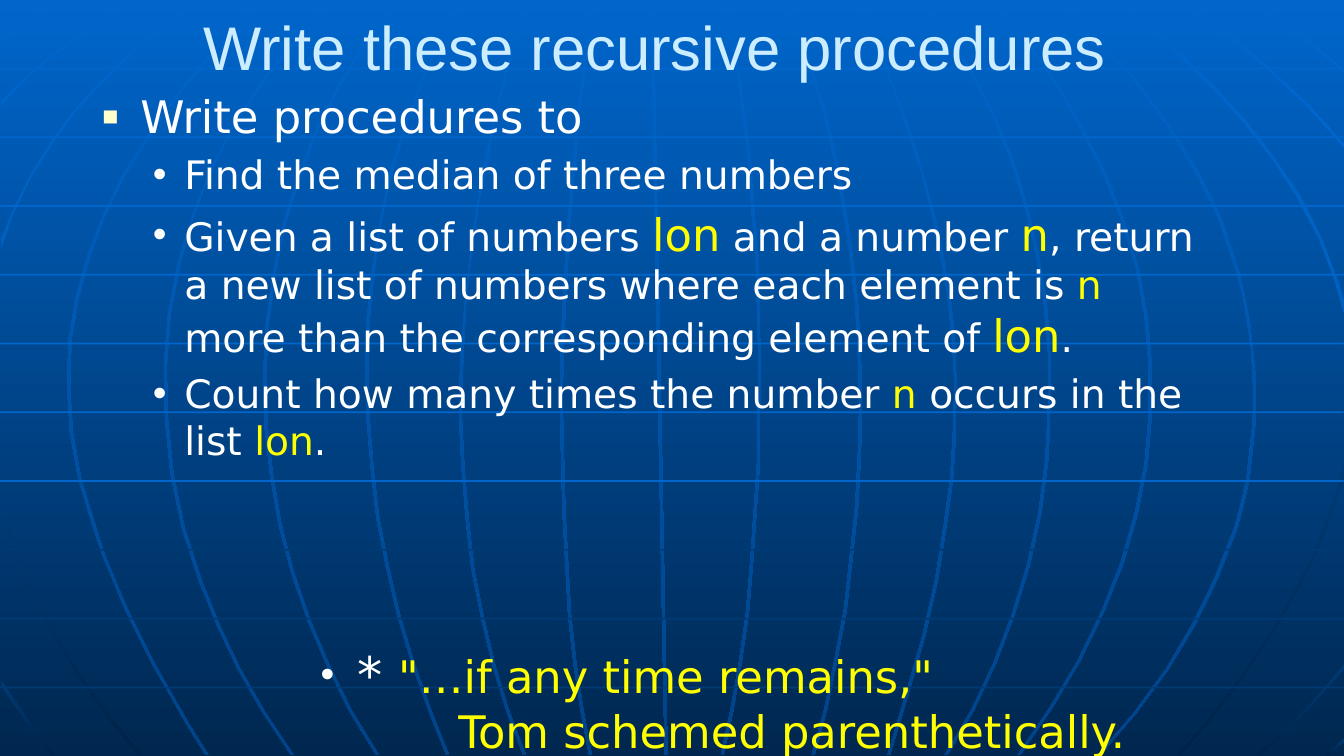
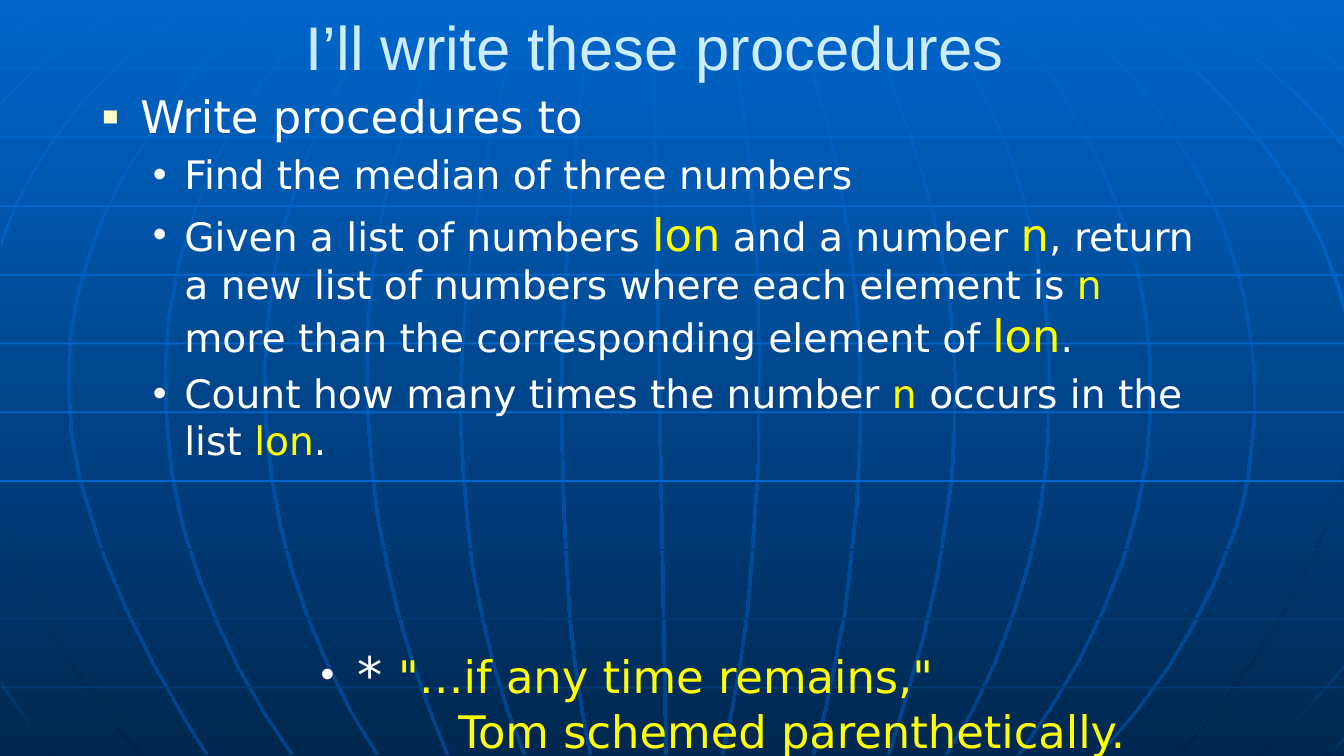
Before and after one commit to RHIT-CSSE/csse304, a slide deck: slide 7 of ClassMaterials/Lambda/Lambda.pptx (slide 8 before the commit). Drawn at 1344x756 pixels with LibreOffice and Linux fonts; fonts in the diff are those of the drawing. Boxes give left, top, right and bottom in pixels: in the first picture for what was removed or moved away, otherwise in the second. Text is boxed around its words. In the diff, an @@ line names an element or a change of style, - is before the commit and + after.

```diff
--- a/ClassMaterials/Lambda/Lambda.pptx
+++ b/ClassMaterials/Lambda/Lambda.pptx
@@ title at (306,25,1003,82): text changed @@
-Write these recursive procedures
+I’ll write these procedures
```
Also in this commit, not shown: 4 other slides changed, 2 slides added, 1 slide removed.
